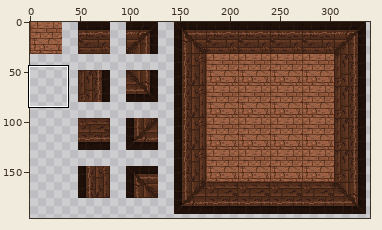
Pixel-art file -- core/assets/map/aseprite/wood-level.aseprite. Above: a wide view before the commit, with the close-up outlined.
Close-up. Before the edit:
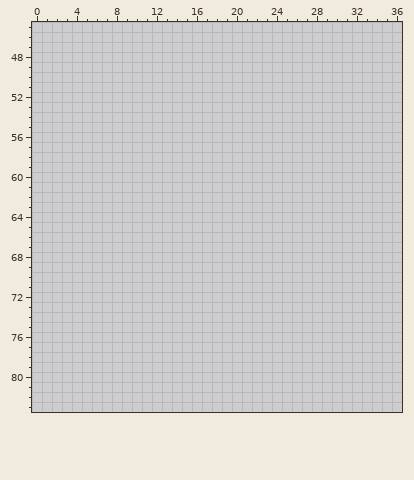
1024x1024 pixels, 1 frame. Colours within 5 levels of each other are drawn and written as one. Shown: x 0..36, y 45..83. The wide view leaves out empty margins.
New version:
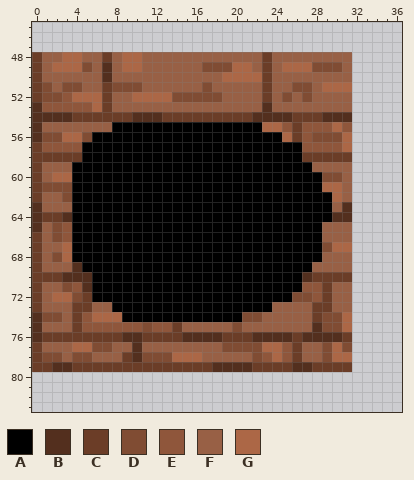
Palette (. is transparent): A #000000  B #532f1e  C #6b3d27  D #804c33  E #8f563b  F #986045  G #ac6746
Edits made:
y 48: x 0..31 ................................ -> CFFGGFFCFGGFFFFFFFFFFFFCFFFFFFFF
y 49: x 0..31 ................................ -> CFGGGDFBFGGFFFFFFDDDGGFCFGGGDDDF
y 50: x 0..31 ................................ -> CFFFFFFBFFFFFFFFFFFGGGGCFFFFFFFF
y 51: x 0..31 ................................ -> CDFDDFFCDDDFFFFFFDFFFFFCFFDDFGGG
y 52: x 0..31 ................................ -> CDDEGGGCFFGGGGDDDDDFFFFCFDFDFFFF
y 53: x 0..31 ................................ -> BEEEEEGCFFFFFFFFFFFFFFFBFFFFFFFF
y 54: x 0..31 ................................ -> BBBBCCCCCCBBBCCCCCCCCCBBBBCCCBBB
y 55: x 0..31 ................................ -> BFFFFFFFAAAAAAAAAAAAAAAGGECEEEGE
y 56: x 0..31 ................................ -> BDDGGDAAAAAAAAAAAAAAAAAAAGCEDDDG
y 57: x 0..31 ................................ -> CEEEEAAAAAAAAAAAAAAAAAAAAAAEEEEG
y 58: x 0..31 ................................ -> CCCCCAAAAAAAAAAAAAAAAAAAAAACCCCC
y 59: x 0..31 ................................ -> CFFFAAAAAAAAAAAAAAAAAAAAAAAAFFFF
y 60: x 0..31 ................................ -> CFGGAAAAAAAAAAAAAAAAAAAAAAAAADDF
y 61: x 0..31 ................................ -> CDDDAAAAAAAAAAAAAAAAAAAAAAAAAGGF
y 62: x 0..31 ................................ -> CFFDAAAAAAAAAAAAAAAAAAAAAAAAAAGF
y 63: x 0..31 ................................ -> BFFFAAAAAAAAAAAAAAAAAAAAAAAAAAFB
y 64: x 0..31 ................................ -> BCCBAAAAAAAAAAAAAAAAAAAAAAAAAABB
y 65: x 0..31 ................................ -> BFDEAAAAAAAAAAAAAAAAAAAAAAAAAFFF
y 66: x 0..31 ................................ -> CFDEAAAAAAAAAAAAAAAAAAAAAAAAAFFF
y 67: x 0..31 ................................ -> CFFGAAAAAAAAAAAAAAAAAAAAAAAAADGG
y 68: x 0..31 ................................ -> CFDGAAAAAAAAAAAAAAAAAAAAAAAAAFFF
y 69: x 0..31 ................................ -> CFFFBAAAAAAAAAAAAAAAAAAAAAAAFFFF
y 70: x 0..31 ................................ -> CCCBBBAAAAAAAAAAAAAAAAAAAAABCCCC
y 71: x 0..31 ................................ -> CFFDEBAAAAAAAAAAAAAAAAAAAAAEECFF
y 72: x 0..31 ................................ -> CFGGDCAAAAAAAAAAAAAAAAAAAADDECFF
y 73: x 0..31 ................................ -> CFFFCCFFAAAAAAAAAAAAAAAAFFFFCCFF
y 74: x 0..31 ................................ -> BDDFCEGGGAAAAAAAAAAAADDFFFFFCDDG
y 75: x 0..31 ................................ -> BFFFCEEEEEEDEECFFFFFDFFFFFFFBDDG
y 76: x 0..31 ................................ -> BCCCCCCCCBBCCCCBBBBCCCBBBBCBBBBC
y 77: x 0..31 ................................ -> CFFFGGDDFFBFFFFFFFFDDDDGGECFFDGD
y 78: x 0..31 ................................ -> CDDFDDFFFCBDDDGGGFFFFFDEGECFFDGG
y 79: x 0..31 ................................ -> CCBBCCCCCCCCCCCCCCBBBBCCCCBBCCCC
Boxes around the changes in both close-ups, in picture pixels (x1, y1, x2, y2):
added: (32, 52, 352, 372)
